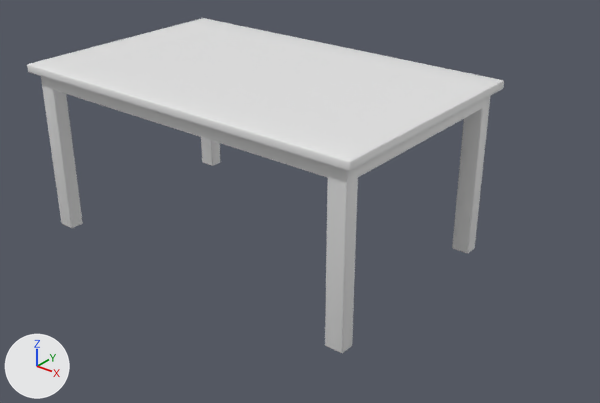
An edit to the FBX model Assets/3D Models/BookTable1.fbx, drawn before and after from the same camera.
The view is the same before and after, from a 50 mm camera at (6.64, -6.41, 6.03) aimed at (1.87, -0.44, 2.33). Arrows for +X, +Y and +Z are at lower left; the lights stay in place. Where no turn or scale is listed for an object, it has been applied to the vertices.

The scene before the commit, as lines of its bpy script (objects in view):
```python
me_cube_005 = bpy.data.meshes.new('Cube.005')
me_cube_005.from_pydata(...)  # 368 vertices, 366 faces; spans x -1.2..2.87, y -1.2..1.36, z -1.81..0.05
me_cube_005.materials.append(mat_material)  # its picture is missing
ob_cube_008 = bpy.data.objects.new('Cube.008', me_cube_005)
ob_cube_008.location = (0.475, -0.489, 3.537)
```
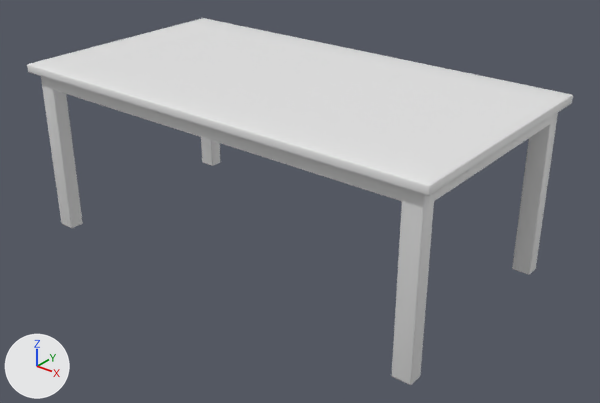
The newer file is also turned or shifted as a whole; pictures and numbers use the older file's frame.

Boxes [x1, y1, x2, y2] around the edits, measured in the pictures (600 x 403 px; the box of a moved part takes in the faces that stretch with it):
'Cube.008', reshaped (14% wider, 10% taller)
    before: [27, 18, 504, 353]
    after: [27, 18, 573, 385]
part 1 of me_cube_005, moved or reshaped
    before: [325, 80, 504, 353]
    after: [325, 80, 573, 385]

What the commit changed:
me_cube_005 has 368 vertices, 366 faces and spans x -1.2..2.87, y -1.2..1.36, z -1.81..0.05.
me_cube_005 is used by ob_cube_008; location (0.475, -0.489, 3.537).
me_cube_005 part 1: all 184 vertices in x 2.58..2.87, y -1.2..1.36, z -1.81..0.05 are moved by (0.69, 0.0, 0.0).
